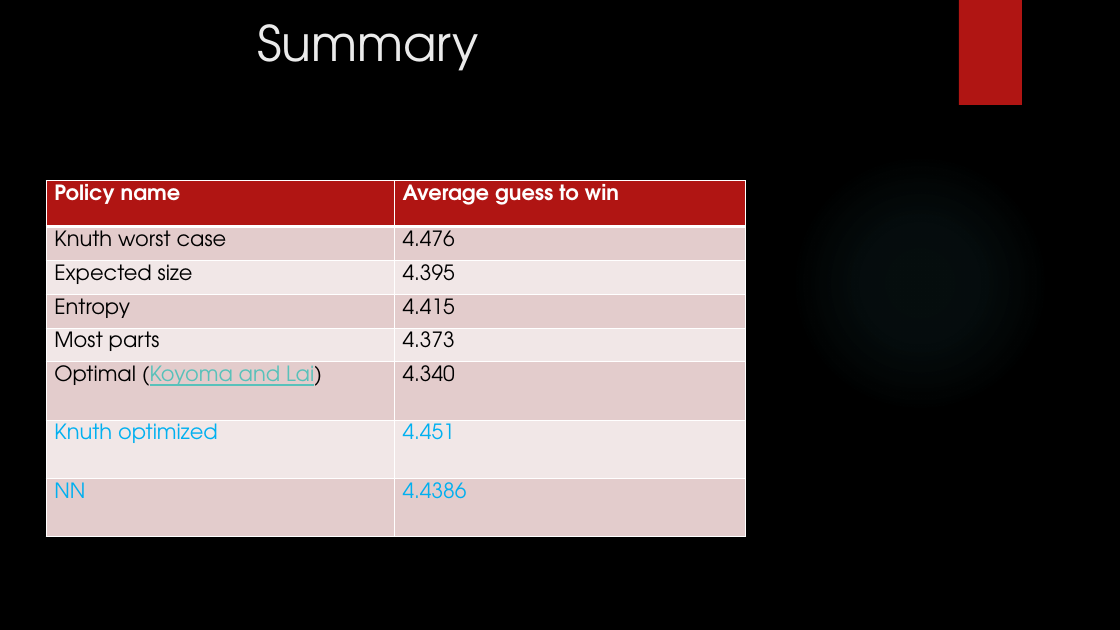
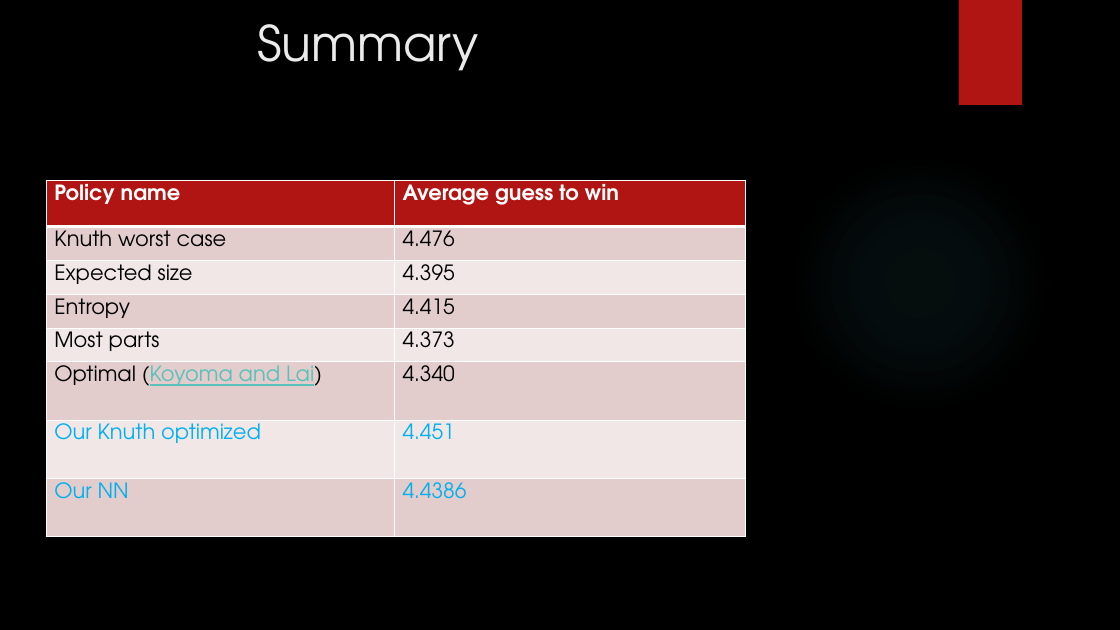
Before and after one commit to gilsh2/final_ai_project, a slide deck: slide 14 of ai_final_project_mastermind.pptx (slide 13 before the commit). Drawn at 1120x630 pixels with LibreOffice and Linux fonts; fonts in the diff are those of the drawing; background and template pictures are left out. Boxes give left, top, right and bottom in pixels: in the first picture for what was removed or moved away, otherwise in the second. Text is boxed around its words. In the diff, an @@ line names an element or a change of style, - is before the commit and + after.

```diff
--- a/ai_final_project_mastermind.pptx
+++ b/ai_final_project_mastermind.pptx
@@ table at (46, 181, 745, 537) @@
-row 7, column 1: Knuth optimized
+row 7, column 1: Our Knuth optimized
-row 8, column 1: NN
+row 8, column 1: Our NN
```
Also in this commit, not shown: 1 other slide changed, 1 slide added, 1 other file.
